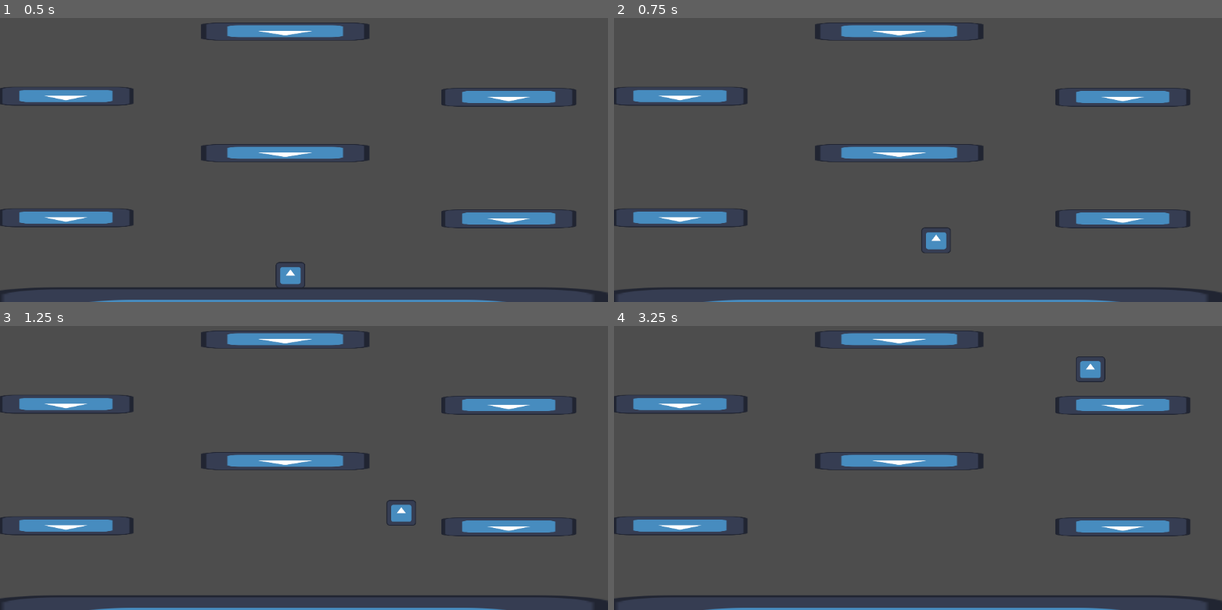
Above: before the commit, frames 1-4 (two rows, left to right).
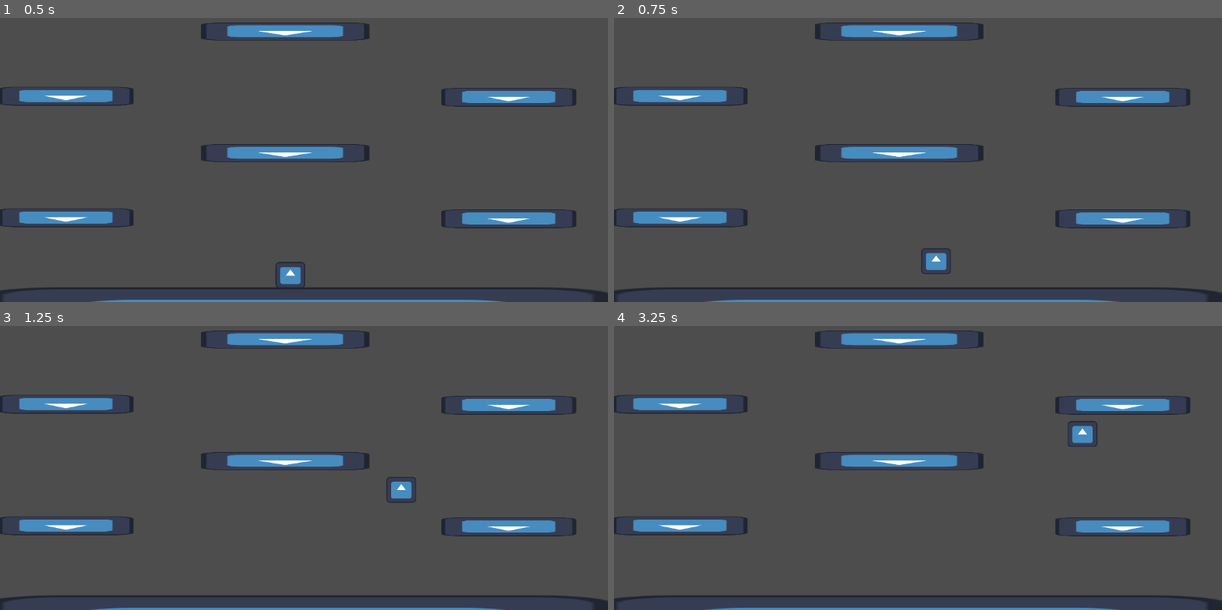
Above: after the commit, the same moments.

Repository: lautaromilo/ReproducirMovimientoGodot
Game: Godot game, scene res://mundo.tscn
The game is run twice, just before and just after one commit, with the same random seed, the same clock (stepped at 60 frames per second) and the same inputs. The engine's default icon, where the game draws it, is replaced by a stand-in: a white triangle on a blue panel in a dark square.
Inputs:
- Up to frame 1 (0.5 s): no input
- Up to frame 2 (0.75 s): tap Enter at 0.5 s; hold Right (ui_right) from 0.53 s (still down); hold Up (ui_up) from 0.53 s (still down)
- Up to frame 3 (1.25 s): keep holding Right (ui_right); keep holding Up (ui_up)
- Up to frame 4 (3.25 s): release Up (ui_up) at 1.28 s; tap Up (ui_up) at 1.35, 1.52, 1.82, 2.85, 3.02 s; release Right (ui_right) at 2.03 s; hold Left (ui_left) 2.03-2.78 s; hold Up (ui_up) 2.03-2.78 s; hold Right (ui_right) from 2.78 s (still down)

Frame 1 is identical in both runs. In frame 2, 0.5% of the frame differs, in the area x 50-56%, y 73-91%; in frame 3, 0.5%; in frame 4, 0.6%, in the area x 74-81%, y 10-43%.

Commit message:
Seentregaigual

Diff:
--- a/personaje.gd
+++ b/personaje.gd
@@ -1,8 +1,8 @@
 extends CharacterBody2D
 
 const SPEED = 300.0
-const JUMP_VELOCITY = -1020.0
-const JUMP_2 = JUMP_VELOCITY * 0.5
+const JUMP_VELOCITY = -1040.0
+const JUMP_2 = JUMP_VELOCITY * 0.3
 var ensalto = false
 var saltos = 0
 
@@ -21,12 +21,12 @@
 			velocity.y = JUMP_2
 		else:
 			velocity.y = JUMP_VELOCITY
-			saltos += 1
+			#saltos += 1
 
 
 	if !Input.is_action_pressed("ui_up") and is_on_floor() and ensalto:
 		ensalto = false
-		saltos -= 1
+		#saltos -= 1
 
 
 	var directionX = Input.get_axis("ui_left", "ui_right")
@@ -39,4 +39,5 @@
 	move_and_slide()
 
 #Se hizo lo que se pudo
-#No logre hacer que salte más alto al mantener precionado
+#No logre replicar el salto correctamente :(
+#El personaje debia tener un salto el doble del tamaño del personaje y un salto más alto al mantener precionado igual al triple de tamaño
